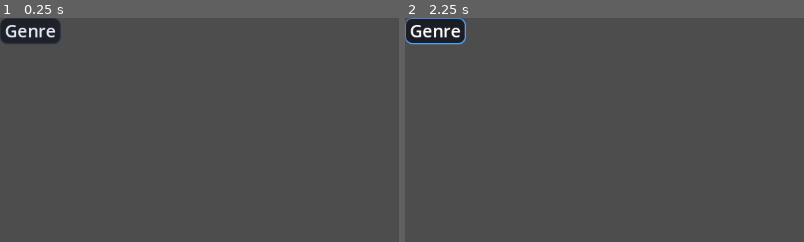
Above: before the commit, frames 1-2 (left to right).
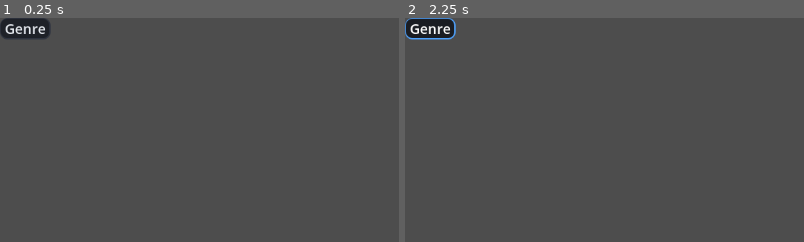
Above: after the commit, the same moments.

Repository: sredniW1234/Anime-Tracker-V2
Game: Godot game, scene res://Scenes/genre_button.tscn
Two runs of this game, one before a commit and one after it. Both use one fixed random seed, a clock stepped at 60 frames per second and the inputs below. This scene is started directly instead of the project's main scene.
Inputs:
- Up to frame 1 (0.25 s): no input
- Up to frame 2 (2.25 s): click "Genre" at 0.5 s; click "Genre" at 1.25 s; click "Genre" at 2 s
The pictures show only the part of the screen within x 0-50%, y 0-50%; the shares and areas given below are measured in that part.

The runs differ from the first frame. In frame 1, 1.0% of the frame differs, in the area x 0-16%, y 0-12%; in frame 2, 1.2%, in the area x 0-16%, y 0-13%.

Commit message:
Minor changes to item inspect ui
Updated genre font size
Genre box sizing
Text on some ui elements
Light partial code refactor (extracting duplicate code)

Diff:
--- a/Scenes/genre_button.tscn
+++ b/Scenes/genre_button.tscn
@@ -47,7 +47,7 @@
 [node name="GenreButton" type="Button"]
 offset_right = 8.0
 offset_bottom = 8.0
-theme_override_font_sizes/font_size = 25
+theme_override_font_sizes/font_size = 20
 theme_override_styles/focus = SubResource("StyleBoxEmpty_yc8ry")
 theme_override_styles/disabled = SubResource("StyleBoxFlat_uyxd0")
 theme_override_styles/hover = SubResource("StyleBoxFlat_4ggm1")
--- a/Scenes/item_inspect_view.tscn
+++ b/Scenes/item_inspect_view.tscn
@@ -287,7 +287,7 @@
 [node name="Notes" type="TextEdit" parent="MarginContainer/VBoxContainer/PanelContainer3/MarginContainer/HBoxContainer"]
 layout_mode = 2
 size_flags_horizontal = 3
-size_flags_stretch_ratio = 2.0
+size_flags_stretch_ratio = 2.5
 theme_override_font_sizes/font_size = 20
 placeholder_text = "Notes:"
 context_menu_enabled = false
@@ -368,7 +368,7 @@
 [node name="Release Started" type="Button" parent="MarginContainer/VBoxContainer/PanelContainer4/MarginContainer/Dates"]
 layout_mode = 2
 theme_override_font_sizes/font_size = 20
-text = "Select Beginning Date"
+text = "Airing Since:"
 script = ExtResource("2_rpld4")
 pre_text = "Began: "
 
@@ -383,7 +383,10 @@
 image_pressed = ExtResource("6_i4bgd")
 
 [node name="ReleaseCount" type="SpinBox" parent="MarginContainer/VBoxContainer/PanelContainer4/MarginContainer/Dates"]
-layout_mode = 2
+custom_minimum_size = Vector2(150, 0)
+layout_mode = 2
+max_value = 999.0
+prefix = "Episode Cap:"
 
 [node name="InspectListConcept" type="Sprite2D" parent="."]
 visible = false
--- a/Scripts/ItemInspectView.gd
+++ b/Scripts/ItemInspectView.gd
@@ -112,17 +112,14 @@
 
 	watch_divider.show()
 	total_watch.show()
-	release_schedule_option.hide()
-	release_started.hide()
-	release_count.hide()
-	spacer_3.hide()
+	_update_ongoing_visibility()
 	genres_panel.hide()
 	status_dropdown.clear()
 
 	auto_track_toggle.button_pressed = item.auto_track
 	date_started.text = item.date_started
 	date_ended.text = item.date_ended
-	release_schedule_option.select(-1)
+	release_schedule_option.select(0)
 	notes.text = item.notes
 	load_genres()
 	#set_genres()
@@ -153,12 +150,7 @@
 			status_dropdown.add_item("Status: " + status.capitalize())
 		status_dropdown.select(Manager.POSSIBLE_SEASON_STATUS.find(item.status))
 
-		if item.status == "ongoing":
-			release_schedule_option.show()
-			spacer_3.show()
-			release_started.show()
-			release_count.show()
-			print("here")
+		_update_ongoing_visibility()
 	elif is_instance_of(item, BookItem):
 		media_length.text = "Pages: "
 		var pages = int(item.pages.split("/")[0])  # Get the current episode count
@@ -222,6 +214,12 @@
 	if item:
 		item.auto_track = toggled_on
 
+func _update_ongoing_visibility() -> void:
+	var is_ongoing = item and item.status == "ongoing"
+	release_schedule_option.visible = is_ongoing
+	spacer_3.visible = is_ongoing
+	release_started.visible = is_ongoing
+	release_count.visible = is_ongoing
 
 func _on_status_dropdown_item_selected(index: int) -> void:
 	if is_instance_of(item, SeasonItem):
@@ -233,16 +231,9 @@
 	elif is_instance_of(item, BookItem):
 		item.status = Manager.POSSIBLE_BOOK_STATUS[index]
 		item.update_data()
+	_update_ongoing_visibility()
 	if item and item.status == "ongoing":
-		release_schedule_option.show()
-		spacer_3.show()
-		release_started.show()
-		release_count.show()
-	else:
-		release_schedule_option.hide()
-		spacer_3.hide()
-		release_started.hide()
-		release_count.hide()
+		release_schedule_option.select(0)
 	if item:
 		item.date_modified = Time.get_unix_time_from_system()
 
Not shown: 3 places in Scenes/item_inspect_view.tscn that only renumber resources
